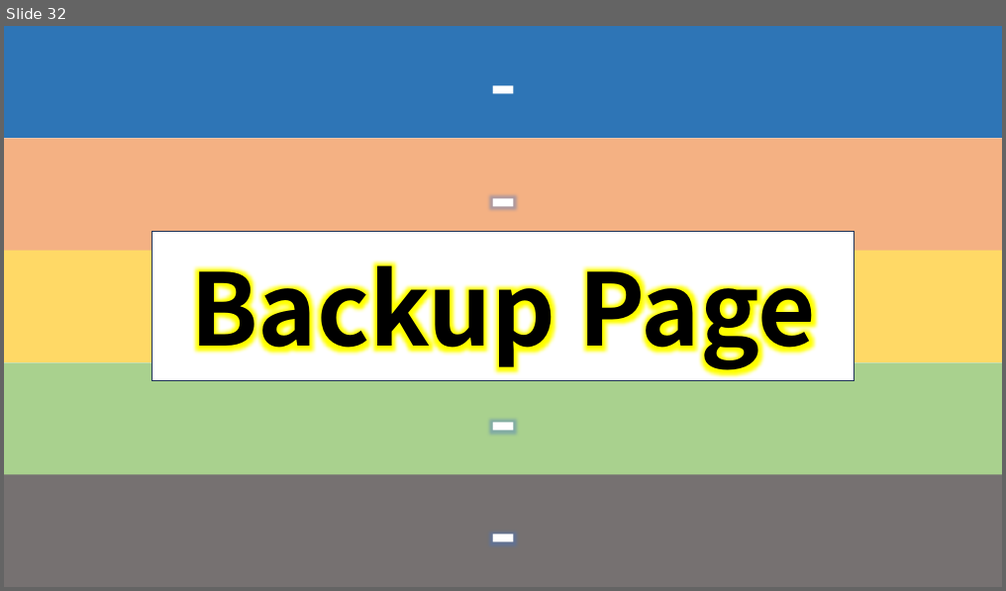
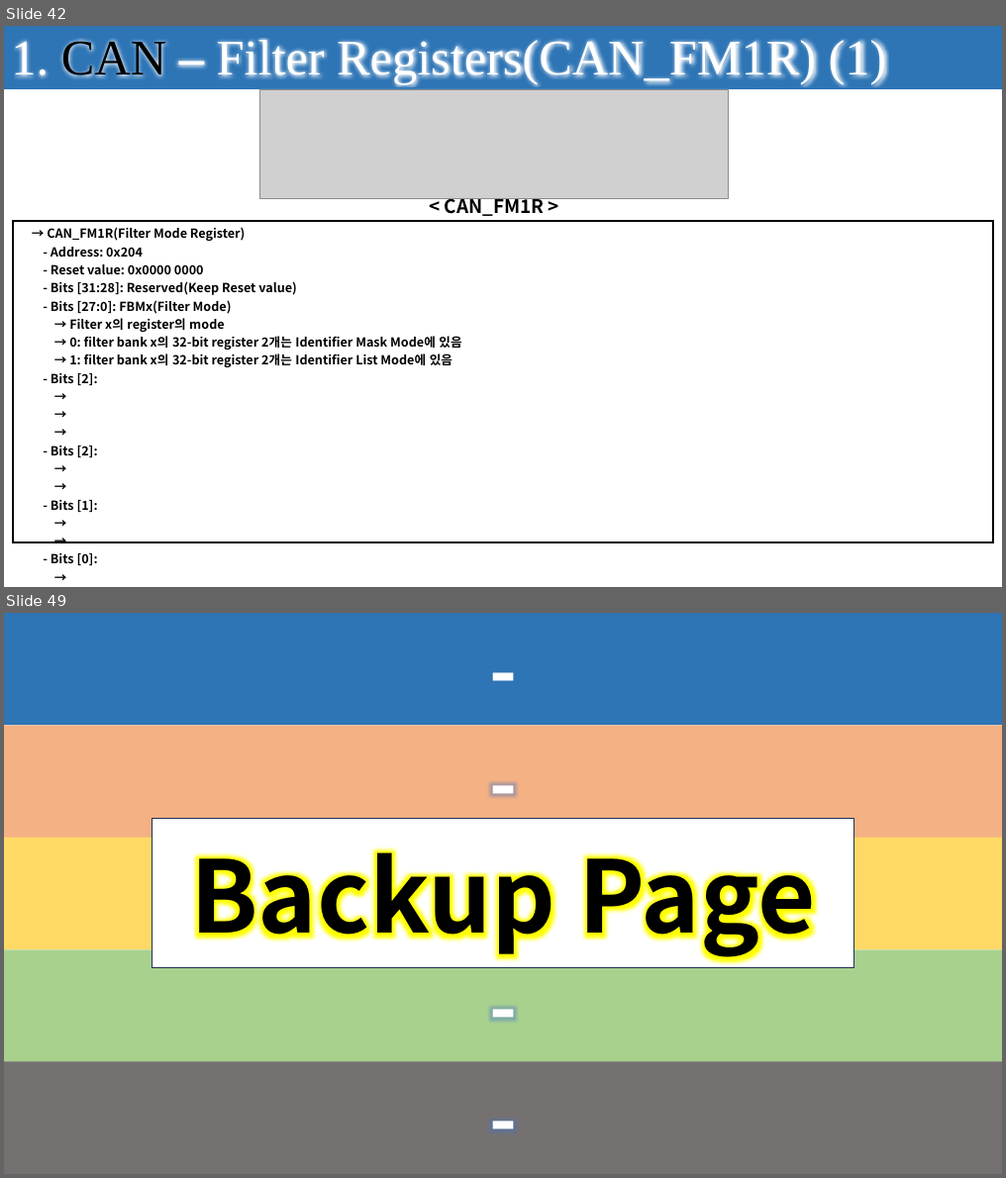
Before and after one commit to seonghokim/Study, a slide deck: Study Material/Firmware Explanation.pptx. Shown one above the other, each under a label of ours: slide 32 before the commit, slides 42 and 49 after it; the slides between them are not shown. The pictures are 1006x591 and 1006x1178 pixels, drawn with LibreOffice and Linux fonts; fonts in the diff are those of the drawing; grey boxes stand for pictures. Boxes give left, top, right and bottom in pixels: in the first picture for what was removed or moved away, otherwise in the second. Text is boxed around its words. In the diff, an @@ line names an element or a change of style, - is before the commit and + after.

```diff
--- a/Study Material/Firmware Explanation.pptx
+++ b/Study Material/Firmware Explanation.pptx
@@ slide 42 added at bbox=[4, 26, 1002, 587], background #FFFFFF @@
@@ rectangle added at bbox=[4, 26, 1002, 89], fill #404040 @@
@@ rectangle added at bbox=[4, 26, 1002, 89], fill #2E75B6, 48 pt, text #FFFFFF @@
+1. CAN – Filter Registers(CAN_FM1R) (1)
@@ picture added at bbox=[260, 89, 729, 199] @@
@@ text added at bbox=[445, 198, 545, 218], 18 pt, text #000000, bold @@
+< CAN_FM1R >
@@ table added at bbox=[13, 221, 994, 570], 1 rows, 1 columns @@
+→ CAN_FM1R(Filter Mode Register) / - Address: 0x204 / - Reset value: 0x0000 0000 / - Bits [31:28]: Reserved(Keep Reset value) / - Bits [27:0]: FBMx(Filter Mode) / → Filter x의 register의 mode / → 0: filter bank x의 32-bit register 2개는 Identifier Mask Mode에 있음 / → 1: filter bank x의 32-bit register 2개는 Identifier List Mode에 있음 / - Bits [2]: / → / → / → / - Bits [2]: / → / → / - Bits [1]: / → / → / - Bits [0]: / → / →
@@ what was slide 32 is now slide 49 @@
```
Also in this commit, not shown: 2 slides changed, 26 other slides added, 10 slides removed.
